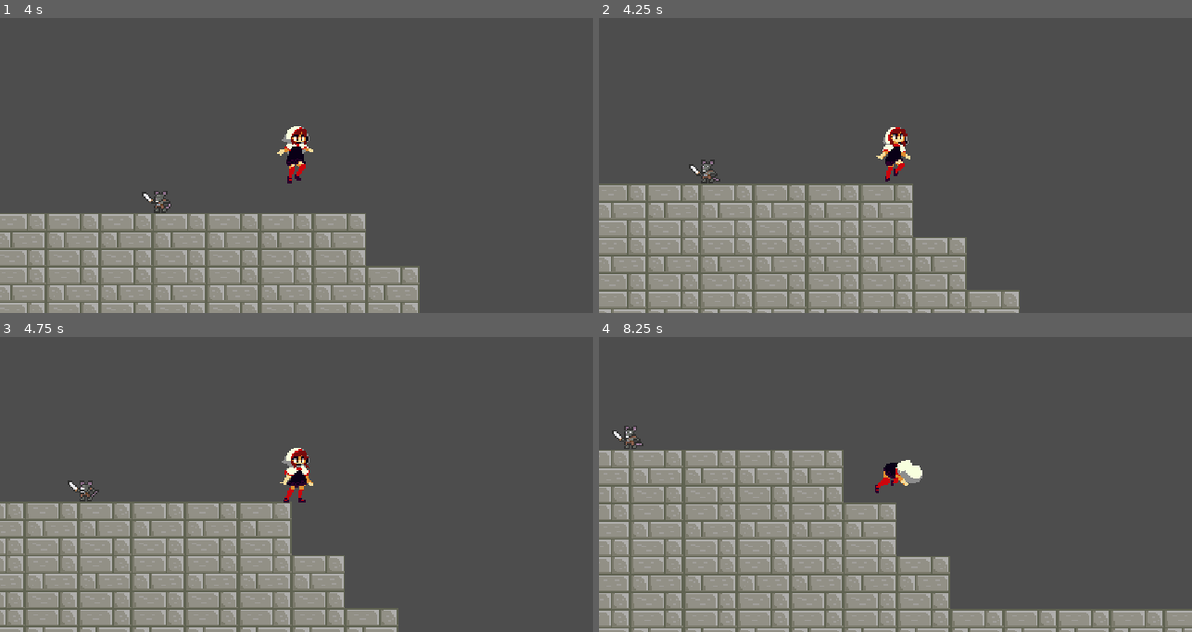
Above: before the commit, frames 1-4 (two rows, left to right).
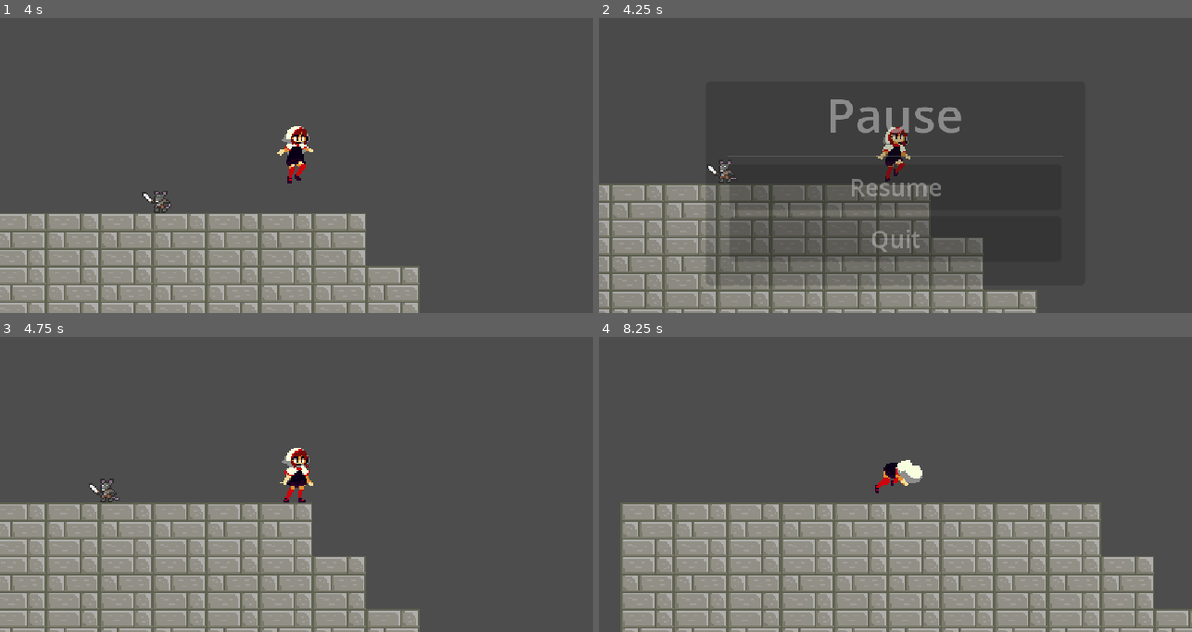
Above: after the commit, the same moments.

Repository: radagon828/GodotFourRepository
Game: Godot game, scene res://Scenes/Levels/DungeonOne.tscn
Two runs of this game, one before a commit and one after it. Both use one fixed random seed, a clock stepped at 60 frames per second and the inputs below.
Inputs (mouse positions are in pixels of both pictures, inside the frame that each line leads up to):
- Up to frame 1 (4 s): hold D (move_right) 0.53-2.03 s; tap E (attack) at 0.6, 1.55, 2.1, 3.05, 3.6 s; tap Space (jump) at 0.77, 1.52, 3.02, 3.77 s; tap F (roll) at 0.8, 1.35, 2.3, 2.85, 3.8 s; hold A (move_left) 2.03-2.78 s; hold D (move_right) from 2.78 s (still down)
- Up to frame 2 (4.25 s): keep holding D (move_right); tap Escape (ui_cancel) at 4.15 s
- Up to frame 3 (4.75 s): release D (move_right) at 4.25 s; click (296, 505) at 4.25 s, where only the run after the commit has a clickable "Resume"
- Up to frame 4 (8.25 s): hold A (move_left) 5.03-5.78 s; tap F (roll) at 5.1, 6.05, 6.6, 7.55, 8.1 s; tap Space (jump) at 5.27, 6.77, 7.52 s; tap E (attack) at 5.3, 5.85, 6.8, 7.35 s; hold D (move_right) 5.78-6.53 s; hold A (move_left) 6.53-8.03 s; hold D (move_right) from 8.03 s (still down)

Frame 1 is identical in both runs. In frame 2, 16% of the frame differs, in the area x 0-74%, y 27-100%; in frame 3, 14%; in frame 4, 29%, in the area x 0-100%, y 30-100%.

Commit message:
started creating inventory display

Diff:
--- /dev/null
+++ b/DemonASpect/Inventory.gd
@@ -0,0 +1,27 @@
+extends Resource
+class_name Inventory
+
+signal item_changed(indexes)
+
+@export var items: Array[Resource] = [
+	null, null, null, null, null, null, null, null, null
+]
+
+func set_item(item_index, item):
+	var previousItem = items[item_index]
+	items[item_index] = item
+	emit_signal("items_changed", [item_index])
+	return previousItem
+
+func swap_items(item_index, target_item_index):
+	var targetItem = items[target_item_index]
+	var item = items[item_index]
+	items[target_item_index] = item
+	items[item_index] = targetItem
+	emit_signal("items_changed", [item_index, target_item_index])
+
+func remove_item(item_index):
+	var previousItem = items[item_index]
+	items[item_index] = null
+	emit_signal("items_changed", [item_index])
+	return previousItem
--- /dev/null
+++ b/DemonASpect/Inventory.tres
@@ -0,0 +1,7 @@
+[gd_resource type="Resource" script_class="Inventory" load_steps=2 format=3 uid="uid://cfuro5d4nq0lu"]
+
+[ext_resource type="Script" path="res://Inventory.gd" id="1_143ug"]
+
+[resource]
+script = ExtResource("1_143ug")
+items = Array[Resource]([null, null, null, null, null, null, null, null, null])
--- /dev/null
+++ b/DemonASpect/Items/DiamondRing.tres
@@ -0,0 +1,12 @@
+[gd_resource type="Resource" script_class="Item" load_steps=3 format=3 uid="uid://dj36rncmgc5sm"]
+
+[ext_resource type="Script" path="res://Items/item.gd" id="1_46vyv"]
+[ext_resource type="Texture2D" uid="uid://copyeowfqmmmq" path="res://Items/DiamondRing.png" id="2_rqecj"]
+
+[resource]
+script = ExtResource("1_46vyv")
+name = "Diamond Ring"
+texture = ExtResource("2_rqecj")
+description = "Increases Defense by 10%"
+stackable = false
+usable = false
--- /dev/null
+++ b/DemonASpect/Items/Potion.tres
@@ -0,0 +1,12 @@
+[gd_resource type="Resource" script_class="Item" load_steps=3 format=3 uid="uid://b7spsa8ohraq7"]
+
+[ext_resource type="Script" path="res://Items/item.gd" id="1_ghufw"]
+[ext_resource type="Texture2D" uid="uid://bi6e863w31bsf" path="res://Items/Potion.png" id="2_rtf8l"]
+
+[resource]
+script = ExtResource("1_ghufw")
+name = "Potion"
+texture = ExtResource("2_rtf8l")
+description = "Restores 20% of your Max Health"
+stackable = true
+usable = true
--- /dev/null
+++ b/DemonASpect/Items/Sword.tres
@@ -0,0 +1,12 @@
+[gd_resource type="Resource" script_class="Item" load_steps=3 format=3 uid="uid://umrncytoiljq"]
+
+[ext_resource type="Script" path="res://Items/item.gd" id="1_vm34q"]
+[ext_resource type="Texture2D" uid="uid://cusknqmapx13k" path="res://Items/Sword.png" id="2_bsh87"]
+
+[resource]
+script = ExtResource("1_vm34q")
+name = "Sword"
+texture = ExtResource("2_bsh87")
+description = "a fucking sword"
+stackable = false
+usable = true
--- /dev/null
+++ b/DemonASpect/Items/TallShield.tres
@@ -0,0 +1,12 @@
+[gd_resource type="Resource" script_class="Item" load_steps=3 format=3 uid="uid://qqin1k3nmx8u"]
+
+[ext_resource type="Script" path="res://Items/item.gd" id="1_qtrhs"]
+[ext_resource type="Texture2D" uid="uid://q558hwug51oq" path="res://Items/TallShield.png" id="2_yxsr1"]
+
+[resource]
+script = ExtResource("1_qtrhs")
+name = "TallShield"
+texture = ExtResource("2_yxsr1")
+description = "Shield for defending"
+stackable = true
+usable = true
--- /dev/null
+++ b/DemonASpect/Items/item.gd
@@ -0,0 +1,8 @@
+extends Resource
+class_name Item
+
+@export var name: String = ""
+@export var texture: Texture
+@export var description: String = ""
+@export var stackable: bool = false
+@export var usable: bool = true
--- a/DemonASpect/Scenes/Player/Player.gd
+++ b/DemonASpect/Scenes/Player/Player.gd
@@ -32,16 +32,16 @@
 @export var cancelable = false
 @export var animationFinished = false
 # velcoity is a predefined variable in godot 4
-@onready var animationPlayer = $PlayerAnimations
-@onready var animationTree = $AnimationTree
-@onready var playerSprite = $PlayerSprite
-@onready var leafSprite = $LeafSprite
-@onready var airLeafSprite = $AirAttackSprite
-@onready var dashTimer = $Timers/DashTimer
-@onready var runTimer = $Timers/RunTimer
-@onready var testTimer = $Timers/TestTimer
-@onready var hitBox = $Hitboxes/AttackOneHit
-@onready var stats = $Stats
+@onready var animationPlayer: AnimationPlayer = $PlayerAnimations
+@onready var animationTree: AnimationTree = $AnimationTree
+@onready var playerSprite: Sprite2D = $PlayerSprite
+@onready var leafSprite: Sprite2D = $LeafSprite
+@onready var airLeafSprite: Sprite2D = $AirAttackSprite
+@onready var dashTimer: Timer = $Timers/DashTimer
+@onready var runTimer: Timer = $Timers/RunTimer
+@onready var testTimer: Timer = $Timers/TestTimer
+@onready var hitBox: Area2D = $Hitboxes/AttackOneHit
+@onready var stats: Node = $Stats
 
 func _ready() -> void:
 	animationTree.active = true
@@ -211,7 +211,6 @@
 	cancelable = false
 	state = MOVE
 
-#NEXT--maybe cancel roll animation with runn or attack input 3/17/2023
 func roll_state(delta):
 	$AnimationTree.set("parameters/OneShot/request", AnimationNodeOneShot.ONE_SHOT_REQUEST_ABORT)
 	$AnimationTree.set("parameters/movement/transition_request", "roll")
@@ -262,6 +261,10 @@
 			airLeafSprite.position.x = 29
 			hitBox.position.x = 32
 
+func _unhandled_input(event: InputEvent) -> void:
+	if event.is_action_pressed("ui_cancel"):
+		$PauseMenu.pause()
+
 func debug():
 	pass
 #	print($AnimationTree.get("parameters/movement/current_state"))
--- a/DemonASpect/Scenes/Player/Player.tscn
+++ b/DemonASpect/Scenes/Player/Player.tscn
@@ -1,11 +1,12 @@
-[gd_scene load_steps=52 format=3 uid="uid://bbe055orfkex8"]
-
+[gd_scene load_steps=53 format=3 uid="uid://bbe055orfkex8"]
+
+[ext_resource type="Script" path="res://Scenes/Player/Player.gd" id="1_flvje"]
 [ext_resource type="Texture2D" uid="uid://csggvrmqwogya" path="res://Sprites/momodora sprites-Sheet.png" id="2"]
 [ext_resource type="Texture2D" uid="uid://cey8gdcb1pvx5" path="res://Sprites/momodora attack effects-Sheet.png" id="2_rsmuq"]
 [ext_resource type="Script" path="res://Scenes/Player/AttackOneHit.gd" id="4_25j1u"]
 [ext_resource type="Texture2D" uid="uid://bvwh8lhc5sldt" path="res://Sprites/momodora attack effect air-Sheet.png" id="4_peeyh"]
 [ext_resource type="PackedScene" uid="uid://bc8ifdp44oq5k" path="res://Overlap/stats.tscn" id="5_wnybv"]
-[ext_resource type="Script" path="res://Scenes/Player/StateBase.gd" id="7_w4inb"]
+[ext_resource type="PackedScene" uid="uid://b0klay3anoybn" path="res://Scenes/UIElements/pause_menu.tscn" id="7_35rov"]
 
 [sub_resource type="CapsuleShape2D" id="4"]
 radius = 8.0
@@ -676,8 +677,7 @@
 
 [node name="Player" type="CharacterBody2D"]
 collision_layer = 0
-script = ExtResource("7_w4inb")
-animationFinished = true
+script = ExtResource("1_flvje")
 
 [node name="CollisionShape2D" type="CollisionShape2D" parent="."]
 visible = false
@@ -780,4 +780,10 @@
 position = Vector2(0, -19)
 shape = SubResource("CapsuleShape2D_ownut")
 
+[node name="PauseMenu" parent="." instance=ExtResource("7_35rov")]
+offset_left = -1000.0
+offset_top = -500.0
+offset_right = 1000.0
+offset_bottom = 500.0
+
 [connection signal="no_health" from="Stats" to="." method="_on_stats_no_health"]
--- a/DemonASpect/Scenes/Player/StateBase.gd
+++ /dev/null
@@ -1,8 +0,0 @@
-extends Player
-class_name Statebase
-
-
-
-# Called every frame. 'delta' is the elapsed time since the previous frame.
-func _process(delta):
-	print("JUMP_POWER")
--- /dev/null
+++ b/DemonASpect/Scenes/UIElements/pause_menu.gd
@@ -0,0 +1,22 @@
+extends ColorRect
+
+@onready var animator: AnimationPlayer = $AnimationPlayer
+@onready var play_button: Button = $CenterContainer/PanelContainer/MarginContainer/VBoxContainer/ResumeButton
+@onready var quit_button: Button = $CenterContainer/PanelContainer/MarginContainer/VBoxContainer/QuitButton
+
+func _ready() -> void:
+	play_button.pressed.connect(unPause)
+	quit_button.pressed.connect(get_tree().quit)
+
+func unPause():
+	animator.play("Unpause")
+	#get_tree(),paused pauses all nodes in the scene that has their process mode set to inherit
+	get_tree().paused = false
+	Input.set_mouse_mode(Input.MOUSE_MODE_CAPTURED)
+	print("UNPAuSING")
+
+func pause():
+	animator.play("Pause")
+	#get_tree(),paused pauses all nodes in the scene that has their process mode set to inherit
+	get_tree().paused = true
+	Input.set_mouse_mode(Input.MOUSE_MODE_VISIBLE)
--- /dev/null
+++ b/DemonASpect/Scenes/UIElements/pause_menu.tscn
@@ -0,0 +1,194 @@
+[gd_scene load_steps=8 format=3 uid="uid://b0klay3anoybn"]
+
+[ext_resource type="Shader" path="res://Shaders/blur.gdshader" id="1_fxkyj"]
+[ext_resource type="Script" path="res://Scenes/UIElements/pause_menu.gd" id="2_05yam"]
+
+[sub_resource type="ShaderMaterial" id="ShaderMaterial_6mhmd"]
+shader = ExtResource("1_fxkyj")
+shader_parameter/blur = 0.0
+shader_parameter/brightness = 1.0
+
+[sub_resource type="Animation" id="Animation_6iro7"]
+resource_name = "Pause"
+length = 0.3
+tracks/0/type = "value"
+tracks/0/imported = false
+tracks/0/enabled = true
+tracks/0/path = NodePath(".:material:shader_parameter/blur")
+tracks/0/interp = 1
+tracks/0/loop_wrap = true
+tracks/0/keys = {
+"times": PackedFloat32Array(0, 0.3),
+"transitions": PackedFloat32Array(0.5, 1),
+"update": 0,
+"values": [null, 2.5]
+}
+tracks/1/type = "value"
+tracks/1/imported = false
+tracks/1/enabled = true
+tracks/1/path = NodePath(".:material:shader_parameter/brightness")
+tracks/1/interp = 1
+tracks/1/loop_wrap = true
+tracks/1/keys = {
+"times": PackedFloat32Array(0, 0.3),
+"transitions": PackedFloat32Array(0.5, 1),
+"update": 0,
+"values": [1.0, 0.9]
+}
+tracks/2/type = "value"
+tracks/2/imported = false
+tracks/2/enabled = true
+tracks/2/path = NodePath("CenterContainer:modulate")
+tracks/2/interp = 1
+tracks/2/loop_wrap = true
+tracks/2/keys = {
+"times": PackedFloat32Array(0, 0.3),
+"transitions": PackedFloat32Array(0.5, 1),
+"update": 0,
+"values": [Color(1, 1, 1, 0), Color(1, 1, 1, 1)]
+}
+
+[sub_resource type="Animation" id="Animation_ha47t"]
+length = 0.001
+tracks/0/type = "value"
+tracks/0/imported = false
+tracks/0/enabled = true
+tracks/0/path = NodePath(".:material:shader_parameter/blur")
+tracks/0/interp = 1
+tracks/0/loop_wrap = true
+tracks/0/keys = {
+"times": PackedFloat32Array(0),
+"transitions": PackedFloat32Array(1),
+"update": 0,
+"values": [null]
+}
+tracks/1/type = "value"
+tracks/1/imported = false
+tracks/1/enabled = true
+tracks/1/path = NodePath(".:material:shader_parameter/brightness")
+tracks/1/interp = 1
+tracks/1/loop_wrap = true
+tracks/1/keys = {
+"times": PackedFloat32Array(0),
+"transitions": PackedFloat32Array(1),
+"update": 0,
+"values": [1.0]
+}
+tracks/2/type = "value"
+tracks/2/imported = false
+tracks/2/enabled = true
+tracks/2/path = NodePath("CenterContainer:modulate")
+tracks/2/interp = 1
+tracks/2/loop_wrap = true
+tracks/2/keys = {
+"times": PackedFloat32Array(0),
+"transitions": PackedFloat32Array(1),
+"update": 0,
+"values": [Color(1, 1, 1, 1)]
+}
+
+[sub_resource type="Animation" id="Animation_ina2t"]
+resource_name = "Unpause"
+length = 0.001
+tracks/0/type = "value"
+tracks/0/imported = false
+tracks/0/enabled = true
+tracks/0/path = NodePath(".:material:shader_parameter/blur")
+tracks/0/interp = 1
+tracks/0/loop_wrap = true
+tracks/0/keys = {
+"times": PackedFloat32Array(0),
+"transitions": PackedFloat32Array(1),
+"update": 0,
+"values": [null]
+}
+tracks/1/type = "value"
+tracks/1/imported = false
+tracks/1/enabled = true
+tracks/1/path = NodePath(".:material:shader_parameter/brightness")
+tracks/1/interp = 1
+tracks/1/loop_wrap = true
+tracks/1/keys = {
+"times": PackedFloat32Array(0),
+"transitions": PackedFloat32Array(1),
+"update": 0,
+"values": [1.0]
+}
+tracks/2/type = "value"
+tracks/2/imported = false
+tracks/2/enabled = true
+tracks/2/path = NodePath("CenterContainer:modulate")
+tracks/2/interp = 1
+tracks/2/loop_wrap = true
+tracks/2/keys = {
+"times": PackedFloat32Array(0),
+"transitions": PackedFloat32Array(1),
+"update": 0,
+"values": [Color(1, 1, 1, 0)]
+}
+
+[sub_resource type="AnimationLibrary" id="AnimationLibrary_2q80q"]
+_data = {
+"Pause": SubResource("Animation_6iro7"),
+"RESET": SubResource("Animation_ha47t"),
+"Unpause": SubResource("Animation_ina2t")
+}
+
+[node name="PauseMenu" type="ColorRect"]
+process_mode = 3
+material = SubResource("ShaderMaterial_6mhmd")
+custom_minimum_size = Vector2(2000, 1000)
+anchors_preset = 15
+anchor_right = 1.0
+anchor_bottom = 1.0
+grow_horizontal = 2
+grow_vertical = 2
+script = ExtResource("2_05yam")
+
+[node name="CenterContainer" type="CenterContainer" parent="."]
+layout_mode = 1
+anchors_preset = 15
+anchor_right = 1.0
+anchor_bottom = 1.0
+grow_horizontal = 2
+grow_vertical = 2
+
+[node name="PanelContainer" type="PanelContainer" parent="CenterContainer"]
+custom_minimum_size = Vector2(256, 128)
+layout_mode = 2
+
+[node name="MarginContainer" type="MarginContainer" parent="CenterContainer/PanelContainer"]
+layout_mode = 2
+theme_override_constants/margin_left = 16
+theme_override_constants/margin_right = 16
+theme_override_constants/margin_bottom = 16
+
+[node name="VBoxContainer" type="VBoxContainer" parent="CenterContainer/PanelContainer/MarginContainer"]
+layout_mode = 2
+
+[node name="Label" type="Label" parent="CenterContainer/PanelContainer/MarginContainer/VBoxContainer"]
+layout_mode = 2
+size_flags_horizontal = 4
+theme_override_font_sizes/font_size = 32
+text = "Pause
+"
+
+[node name="HSeparator" type="HSeparator" parent="CenterContainer/PanelContainer/MarginContainer/VBoxContainer"]
+layout_mode = 2
+
+[node name="ResumeButton" type="Button" parent="CenterContainer/PanelContainer/MarginContainer/VBoxContainer"]
+layout_mode = 2
+size_flags_vertical = 3
+text = "Resume"
+
+[node name="QuitButton" type="Button" parent="CenterContainer/PanelContainer/MarginContainer/VBoxContainer"]
+layout_mode = 2
+size_flags_vertical = 3
+text = "Quit
+"
+
+[node name="AnimationPlayer" type="AnimationPlayer" parent="."]
+autoplay = "Unpause"
+libraries = {
+"": SubResource("AnimationLibrary_2q80q")
+}
--- /dev/null
+++ b/DemonASpect/Shaders/blur.gdshader
@@ -0,0 +1,10 @@
+shader_type canvas_item;
+
+uniform float blur: hint_range(0.0, 2.5);
+uniform float brightness: hint_range(0.0, 1.0);
+uniform sampler2D SCREEN_TEXTURE : hint_screen_texture;
+
+void fragment() {
+	COLOR = textureLod(SCREEN_TEXTURE, SCREEN_UV, blur);
+	COLOR.rgb *= brightness;
+}
--- /dev/null
+++ b/DemonASpect/StateBase.gd
@@ -0,0 +1 @@
+extends Node
--- /dev/null
+++ b/DemonASpect/inventory_container.tscn
@@ -0,0 +1,16 @@
+[gd_scene format=3 uid="uid://b328200emx68p"]
+
+[node name="InventoryContainer" type="ColorRect"]
+anchors_preset = 15
+anchor_right = 1.0
+anchor_bottom = 1.0
+grow_horizontal = 2
+grow_vertical = 2
+
+[node name="CenterContainer" type="CenterContainer" parent="."]
+layout_mode = 1
+anchors_preset = 15
+anchor_right = 1.0
+anchor_bottom = 1.0
+grow_horizontal = 2
+grow_vertical = 2
--- /dev/null
+++ b/DemonASpect/inventory_display.tscn
@@ -0,0 +1,8 @@
+[gd_scene format=3 uid="uid://ceaclk3so1vdr"]
+
+[node name="InventoryDisplay" type="GridContainer"]
+anchors_preset = 15
+anchor_right = 1.0
+anchor_bottom = 1.0
+grow_horizontal = 2
+grow_vertical = 2
--- /dev/null
+++ b/DemonASpect/inventory_slot_display.tscn
@@ -0,0 +1,12 @@
+[gd_scene format=3 uid="uid://bupc8wfajvfyf"]
+
+[node name="InventorySlotDisplay" type="CenterContainer"]
+anchors_preset = 15
+anchor_right = 1.0
+anchor_bottom = 1.0
+grow_horizontal = 2
+grow_vertical = 2
+
+[node name="ItemTextureRect" type="TextureRect" parent="."]
+custom_minimum_size = Vector2(18, 18)
+layout_mode = 2
Binary file added: DemonASpect/Items/DiamondRing.png
Not shown, added: DemonASpect/Items/DiamondRing.png.import
Binary file added: DemonASpect/Items/EmptyInventorySlot.png
Not shown, added: DemonASpect/Items/EmptyInventorySlot.png.import
Binary file added: DemonASpect/Items/Potion.png
Not shown, added: DemonASpect/Items/Potion.png.import
Binary file added: DemonASpect/Items/Sword.png
Not shown, added: DemonASpect/Items/Sword.png.import
Binary file added: DemonASpect/Items/TallShield.png
Not shown, added: DemonASpect/Items/TallShield.png.import
